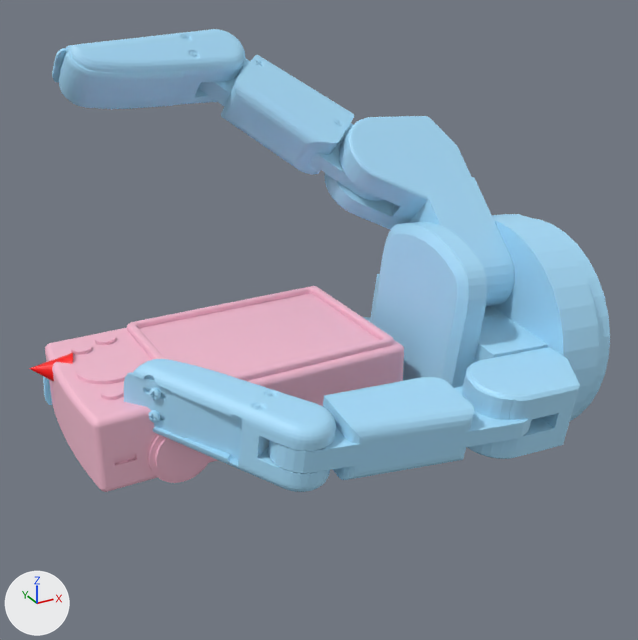
The glTF model static/assets/cond/Barrett/contactdb+camera/7.glb, before and after one commit.
Camera for both pictures: a camera (50 mm lens) standing at (-0.11, -0.266, 0.15) and looking at (0.034, -0.004, 0.019). Arrows for +X, +Y and +Z are at lower left; the lights stay in place. Where no turn or scale is listed for an object, it has been applied to the vertices. Vertices at the same position are counted once.

Script lines for the objects in view, before the commit:
```python
me_camera_stl = bpy.data.meshes.new('camera.stl')
me_camera_stl.from_pydata(...)  # 3497 vertices, 6990 faces; spans x -0.0598..0.055, y -0.0343..0.0328, z -0.0285..0.0183
me_camera_stl.materials.append(mat_defaultmaterial)
me_geometry_1 = bpy.data.meshes.new('geometry_1')
me_geometry_1.from_pydata(...)  # 8696 vertices, 17330 faces; spans x -0.056..0.126, y -0.083..0.078, z -0.038..0.118
me_geometry_1.materials.append(mat_defaultmaterial_001)
me_geometry_2 = bpy.data.meshes.new('geometry_2')
me_geometry_2.from_pydata(...)  # 75 vertices, 144 faces; spans x -0.0661..0.001, y -0.0029..0.0212, z -0.0029..0.0174
me_geometry_2.materials.append(mat_defaultmaterial_002)
ob_camera_stl = bpy.data.objects.new('camera.stl', me_camera_stl)
ob_camera_stl.location = (0.0, 0.0, 0.0)
ob_geometry_1 = bpy.data.objects.new('geometry_1', me_geometry_1)
ob_geometry_1.location = (0.0, 0.0, 0.0)
ob_geometry_2 = bpy.data.objects.new('geometry_2', me_geometry_2)
ob_geometry_2.location = (0.0, 0.0, 0.0)
```
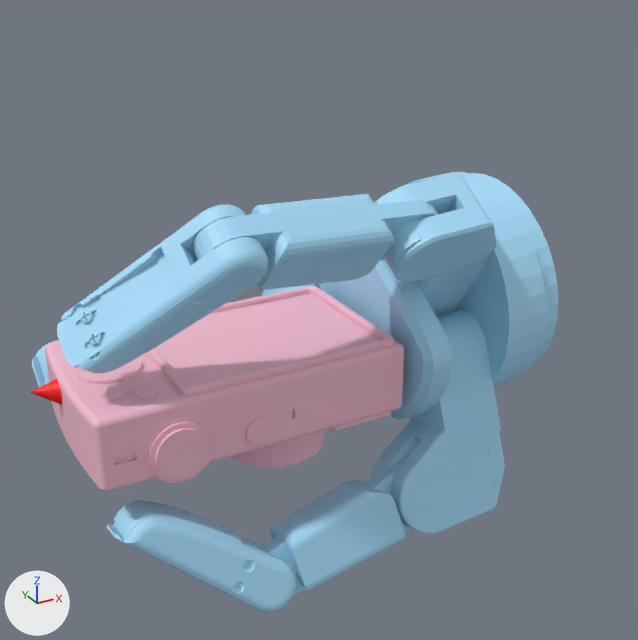
Changed parts and their boxes [x1, y1, x2, y2] in the pictures (638 x 640 px; the box of a moved part takes in the faces that stretch with it):
'geometry_1', reshaped (7% narrower)
    before: [43, 29, 610, 492]
    after: [32, 172, 558, 612]
'geometry_2', reshaped
    before: [29, 353, 73, 381]
    after: [30, 379, 62, 405]
part 1 of me_geometry_1, moved or reshaped
    before: [370, 214, 610, 421]
    after: [319, 172, 558, 420]
part 2 of me_geometry_1, moved or reshaped
    before: [462, 347, 580, 459]
    after: [384, 173, 497, 282]
part 3 of me_geometry_1, moved or reshaped
    before: [268, 377, 532, 480]
    after: [192, 190, 438, 290]
part 4 of me_geometry_1, moved or reshaped
    before: [124, 359, 336, 492]
    after: [57, 204, 268, 373]
part 5 of me_geometry_1, moved or reshaped
    before: [324, 116, 515, 306]
    after: [262, 284, 321, 296]
part 6 of me_geometry_1, moved or reshaped (not visible afterwards)
    before: [198, 55, 384, 201]
part 7 of me_geometry_1, moved or reshaped
    before: [52, 29, 245, 109]
    after: [32, 340, 59, 388]
part 8 of me_geometry_1, moved or reshaped
    before: [363, 317, 370, 322]
    after: [370, 310, 505, 534]
part 9 of me_geometry_1, moved or reshaped (not visible before)
    after: [258, 457, 412, 596]
part 10 of me_geometry_1, moved or reshaped
    before: [43, 376, 52, 405]
    after: [106, 500, 296, 612]

Diff of the bpy script that builds the scene:
```diff
--- a/static/assets/cond/Barrett/contactdb+camera/7.glb.py
+++ b/static/assets/cond/Barrett/contactdb+camera/7.glb.py
@@ me_geometry_1 @@
 me_geometry_1.from_pydata(...)  # 8696 vertices, 17330 faces; spans x -0.056..0.126, y -0.083..0.078, z -0.038..0.118
+# me_geometry_1 part 1: the loose piece of 347 vertices spanning x 0.059..0.126, y -0.065..0.024, z -0.038..0.054 is multiplied about its middle by the matrix ((0.992, 0.066, -0.105), (0.057, 0.507, 0.86), (0.11, -0.859, 0.5)), then moved by (-0.005, 0.023, 0.01)
+# me_geometry_1 part 2: the loose piece of 211 vertices spanning x 0.054..0.098, y -0.083..-0.055, z -0.009..0.019 is multiplied about its middle by the matrix ((0.992, 0.066, -0.105), (0.057, 0.507, 0.86), (0.11, -0.859, 0.5)), then moved by (-0.008, 0.043, 0.051)
+# me_geometry_1 part 3: the loose piece of 449 vertices spanning x -0.016..0.076, y -0.083..-0.055, z -0.005..0.021 is multiplied about its middle by the matrix ((0.971, -0.2, -0.129), (0.213, 0.488, 0.846), (-0.107, -0.849, 0.517)), then moved by (-0.007, 0.038, 0.052)
+# me_geometry_1 part 4: the loose piece of 1647 vertices spanning x -0.046..0.004, y -0.077..-0.02, z -0.001..0.029 is multiplied about its middle by the matrix ((0.972, -0.196, -0.129), (0.21, 0.489, 0.846), (-0.103, -0.85, 0.517)), then moved by (-0.011, 0.022, 0.037)
+# me_geometry_1 part 5: the loose piece of 925 vertices spanning x 0.052..0.105, y -0.035..0.033, z 0.02..0.087 is multiplied about its middle by the matrix ((0.994, 0.074, -0.075), (0.071, 0.067, 0.995), (0.079, -0.995, 0.062)), then moved by (-0.007, 0.045, -0.043)
+# me_geometry_1 part 6: the loose piece of 449 vertices spanning x 0.01..0.08, y 0.0..0.061, z 0.053..0.115 is multiplied about its middle by the matrix ((0.876, -0.284, -0.39), (0.409, 0.006, 0.913), (-0.257, -0.959, 0.122)), then moved by (-0.016, 0.033, -0.096)
+# me_geometry_1 part 7: the loose piece of 1647 vertices spanning x -0.039..0.03, y 0.035..0.064, z 0.091..0.118 is multiplied about its middle by the matrix ((0.873, -0.287, -0.393), (0.412, 0.005, 0.911), (-0.26, -0.958, 0.123)), then moved by (-0.023, 0.013, -0.12)
+# me_geometry_1 part 8: the loose piece of 925 vertices spanning x 0.045..0.101, y -0.031..0.047, z -0.034..-0.003 is multiplied about its middle by the matrix ((0.996, 0.072, -0.057), (0.071, -0.21, 0.975), (0.058, -0.975, -0.214)), then moved by (0.0, -0.035, -0.005)
+# me_geometry_1 part 9: the loose piece of 449 vertices spanning x -0.009..0.074, y 0.019..0.078, z -0.031..-0.008 is multiplied about its middle by the matrix ((0.94, -0.34, -0.019), (-0.046, -0.184, 0.982), (-0.337, -0.922, -0.189)), then moved by (-0.002, -0.083, -0.033)
+# me_geometry_1 part 10: the loose piece of 1647 vertices spanning x -0.056..0.011, y 0.044..0.078, z -0.03..-0.002 is multiplied about its middle by the matrix ((0.939, -0.345, -0.019), (-0.048, -0.183, 0.982), (-0.342, -0.921, -0.189)), then moved by (-0.003, -0.092, -0.031)
 me_geometry_1.materials.append(mat_defaultmaterial_001)
@@ me_geometry_2 @@
 me_geometry_2.from_pydata(...)  # 75 vertices, 144 faces; spans x -0.0661..0.001, y -0.0029..0.0212, z -0.0029..0.0174
+# me_geometry_2 part 11: the whole mesh is multiplied about the mesh origin by the matrix ((0.983, -0.177, -0.043), (0.173, 0.982, -0.079), (0.056, 0.07, 0.996))
 me_geometry_2.materials.append(mat_defaultmaterial_002)
```
